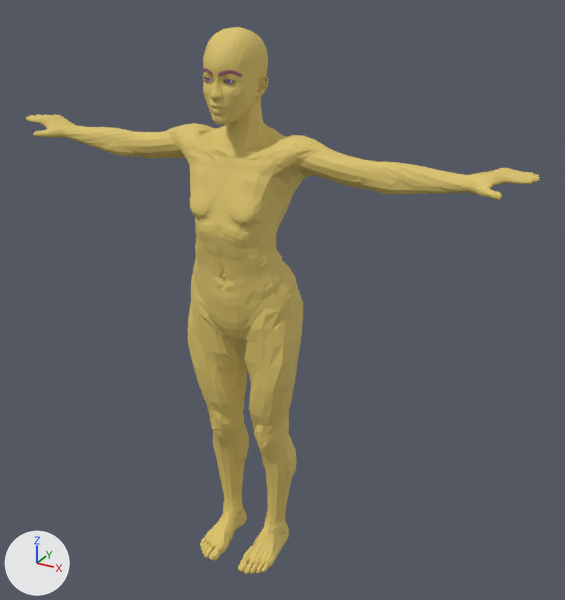
An edit to the OBJ model trunk/makehuman/utils/fixmesh/base/old/base-mat.obj, drawn before and after from the same camera.
One viewpoint serves both versions: a 50 mm camera at (11.34, -18.61, 10.19) aimed at (0.91, 0.35, 0.71). The lights are fixed; the arrows at lower left show +X, +Y and +Z. Where no turn or scale is listed for an object, it has been applied to the vertices.

Objects in the first picture: 'base-mat'.
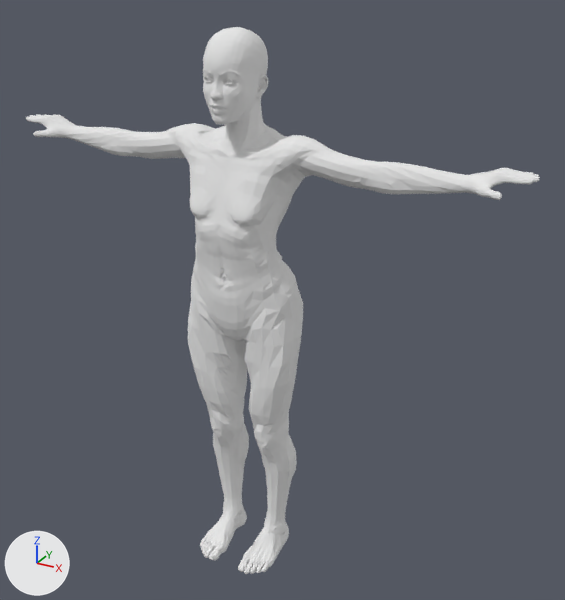
What differs and where, as boxes [x1, y1, x2, y2] in the pictures (565 x 600 px):
'base-mat', recoloured (yellow to white): [26, 27, 540, 574] in both

What the commit changed:
Material 'Skin' (mat_skin) changes colour from yellow #dcc46b to white #e7e7e7; in linear values from (0.717, 0.55, 0.146) to (0.8, 0.8, 0.8).
